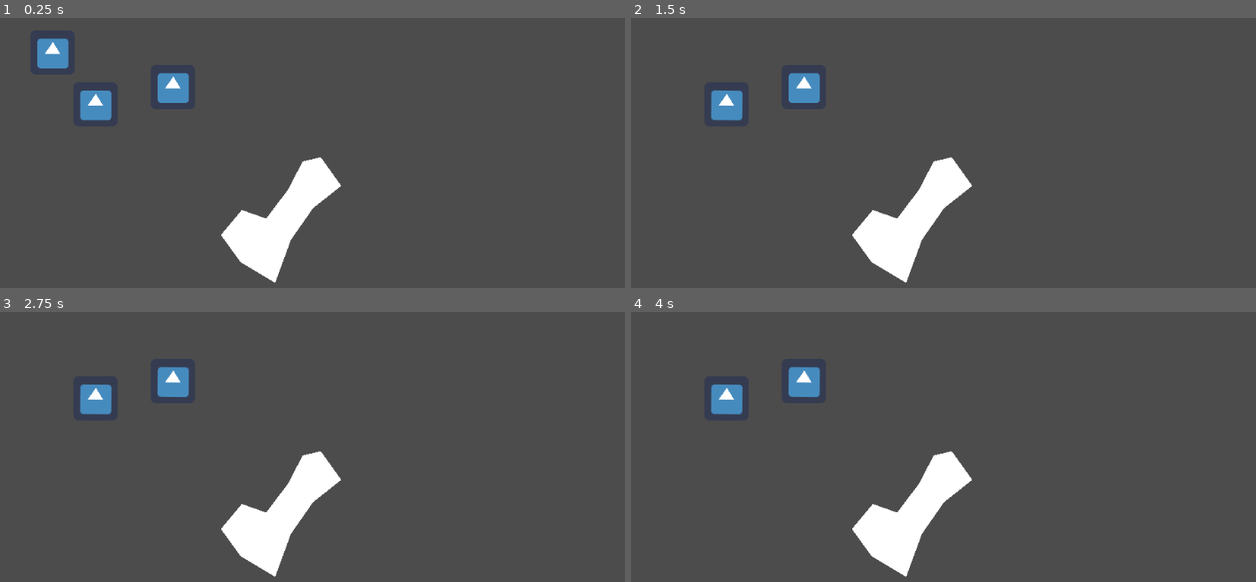
Above: before the commit, frames 1-4 (two rows, left to right).
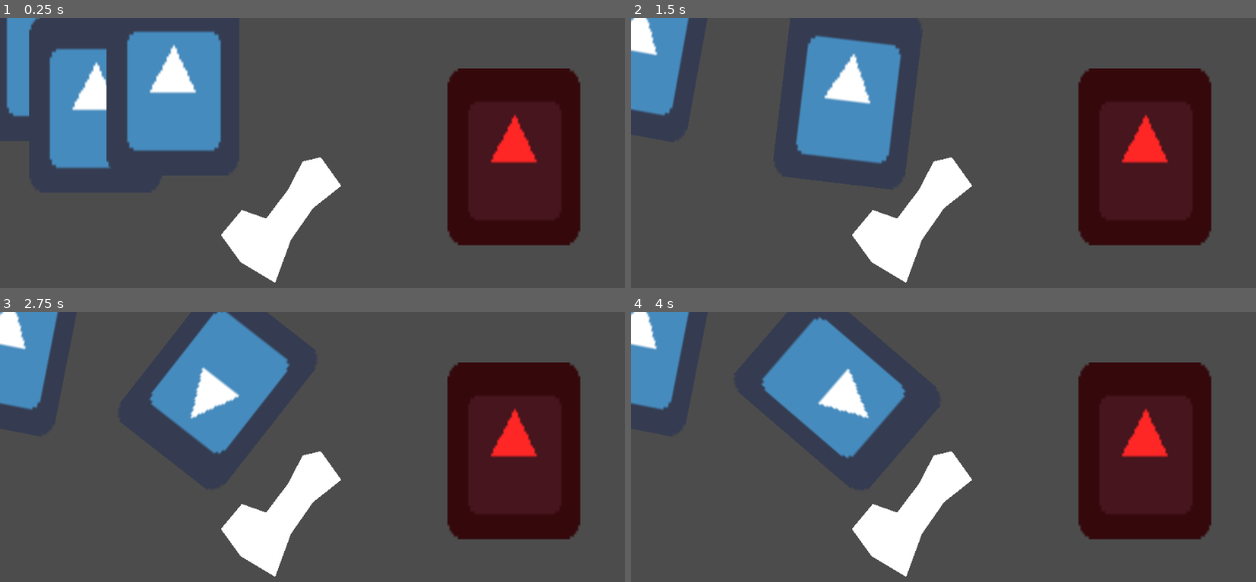
Above: after the commit, the same moments.

Repository: hulien22/ldjam51
Game: Godot game, scene res://src/test/test2.tscn
Same seed, same stepped clock (60 frames per second), same inputs: the game is played once before the commit and once after it. The project has no main scene, so this scene is started directly. The engine's default icon, where the game draws it, is replaced by a stand-in: a white triangle on a blue panel in a dark square.
Inputs (mouse positions are in pixels of both pictures, inside the frame that each line leads up to):
- Up to frame 1 (0.25 s): no input
- Up to frame 2 (1.5 s): tap Enter at 0.5 s; move the mouse to (681, 53) at 0.52 s; click (681, 53) at 0.6 s; move the mouse to (724, 104) at 1.27 s; click (724, 104) at 1.35 s
- Up to frame 3 (2.75 s): tap Space at 2 s; move the mouse to (175, 382) at 2.02 s; click (175, 382) at 2.1 s
- Up to frame 4 (4 s): move the mouse to (outside the picture) at 2.77 s; click (outside the picture) at 2.85 s; move the mouse to (1199, 581) at 3.52 s; click (1199, 581) at 3.6 s

The runs differ from the first frame. In frame 1, 26% of the frame differs, in the area x 0-93%, y 0-85%; in frame 2, 24%; in frame 3, 24%; in frame 4, 23%.

Commit message:
collision on objects, rotation still broken

Diff:
--- a/click.gd
+++ b/click.gd
@@ -15,6 +15,7 @@
 		if a["collider"].get_click_order() > b["collider"].get_click_order():
 			return true
 		return false
+
 
 func _input(event):
 	if event is InputEventMouseButton and event.pressed and event.button_index == 1: # Left mouse click
@@ -37,7 +38,7 @@
 			if !click_all and !ignore_unclickable:
 				break # Thus stops on the first shape
 	elif event is InputEventMouseButton and event.button_index == BUTTON_LEFT and not event.pressed:
-		if selected_obj.has_method("drop"):
+		if selected_obj and selected_obj.has_method("drop"):
 			selected_obj.drop()
 
 func set_cur_click_order(co):
--- a/project.godot
+++ b/project.godot
@@ -33,6 +33,7 @@
 
 common/enable_pause_aware_picking=true
 2d/default_gravity_vector=Vector2( 0, 0 )
+2d/default_linear_damp=3.0
 
 [rendering]
 
--- a/src/test/draggable_rigid.gd
+++ b/src/test/draggable_rigid.gd
@@ -5,6 +5,7 @@
 var held = false
 var mouse_offset
 var click_order = 0
+var old_collision_layer
 
 func _input_event(viewport, event, shape_idx):
 	if event is InputEventMouseButton:
@@ -23,20 +24,26 @@
 	else:
 		pass
 
+#func _integrate_forces(state):
+##	global_position = lerp(global_position, get_global_mouse_position() - mouse_offset, 25 * delta)
 
 func pickup():
 	if held:
 		return
 	mode = RigidBody2D.MODE_RIGID
 	held = true
+	old_collision_layer = collision_layer
+	collision_layer = 1 << 12 # layer 13, mask 13 will collide with this
+	print(collision_layer, old_collision_layer)
 	raise()
 
 func drop(impulse=Vector2.ZERO):
 	if held:
-		impulse = Input.get_last_mouse_speed()
+		impulse = Input.get_last_mouse_speed() * .5
 		mode = RigidBody2D.MODE_RIGID
 		apply_central_impulse(impulse)
 		held = false
+		collision_layer = old_collision_layer
 
 func get_click_order():
 	return click_order
--- a/src/test/draggable_rigid.tscn
+++ b/src/test/draggable_rigid.tscn
@@ -4,17 +4,18 @@
 [ext_resource path="res://src/test/draggable_rigid.gd" type="Script" id=2]
 
 [sub_resource type="RectangleShape2D" id=1]
-extents = Vector2( 32, 32 )
+extents = Vector2( 95.5, 128 )
 
 [node name="draggable_rigid" type="RigidBody2D" groups=["pickable"]]
-collision_mask = 0
+collision_mask = 4096
 input_pickable = true
 script = ExtResource( 2 )
 
 [node name="Icon" type="Sprite" parent="."]
 position = Vector2( 0, -1 )
+scale = Vector2( 3, 4 )
 texture = ExtResource( 1 )
 
 [node name="CollisionShape2D" type="CollisionShape2D" parent="."]
-position = Vector2( 0, -1 )
+position = Vector2( -0.5, -1 )
 shape = SubResource( 1 )
--- a/src/test/test.tscn
+++ b/src/test/test.tscn
@@ -2,7 +2,7 @@
 
 [ext_resource path="res://src/test/draggable.tscn" type="PackedScene" id=1]
 
-[node name="Node2D" type="Node2D"]
+[node name="Node2D2" type="Node2D"]
 
 [node name="Draggable" parent="." instance=ExtResource( 1 )]
 modulate = Color( 1, 0, 0, 1 )
--- a/src/test/test2.tscn
+++ b/src/test/test2.tscn
@@ -5,6 +5,10 @@
 
 [node name="Node2D" type="Node2D"]
 script = ExtResource( 1 )
+
+[node name="draggable_rigid4" parent="." instance=ExtResource( 2 )]
+modulate = Color( 1, 0.152941, 0.152941, 1 )
+position = Vector2( 743, 202 )
 
 [node name="draggable_rigid" parent="." instance=ExtResource( 2 )]
 position = Vector2( 76, 51 )
